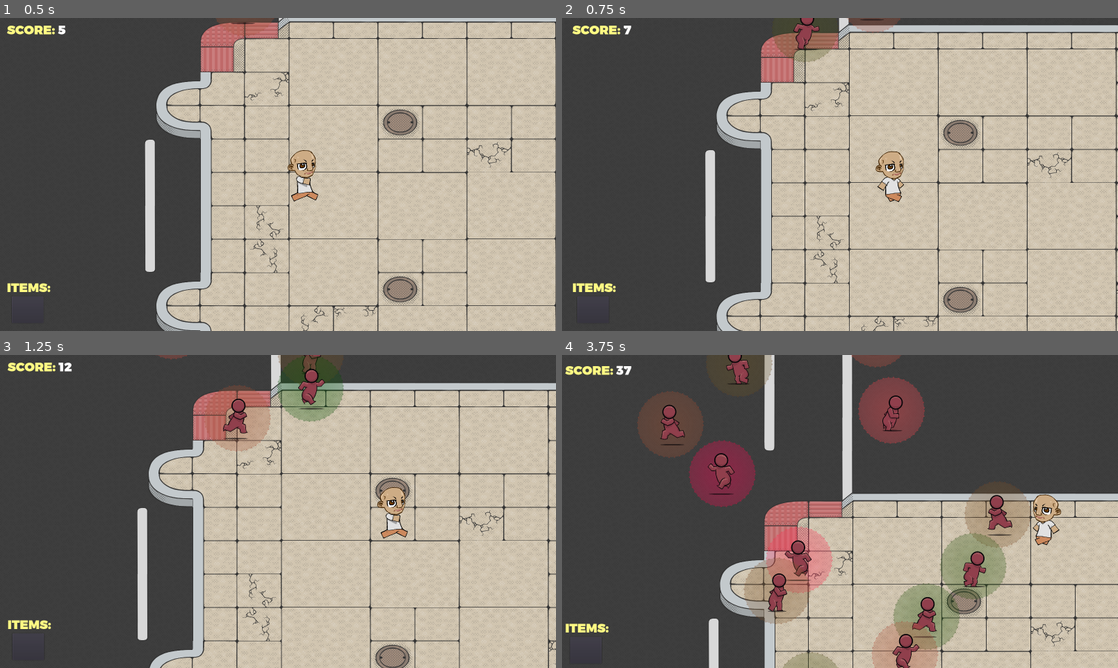
Above: before the commit, frames 1-4 (two rows, left to right).
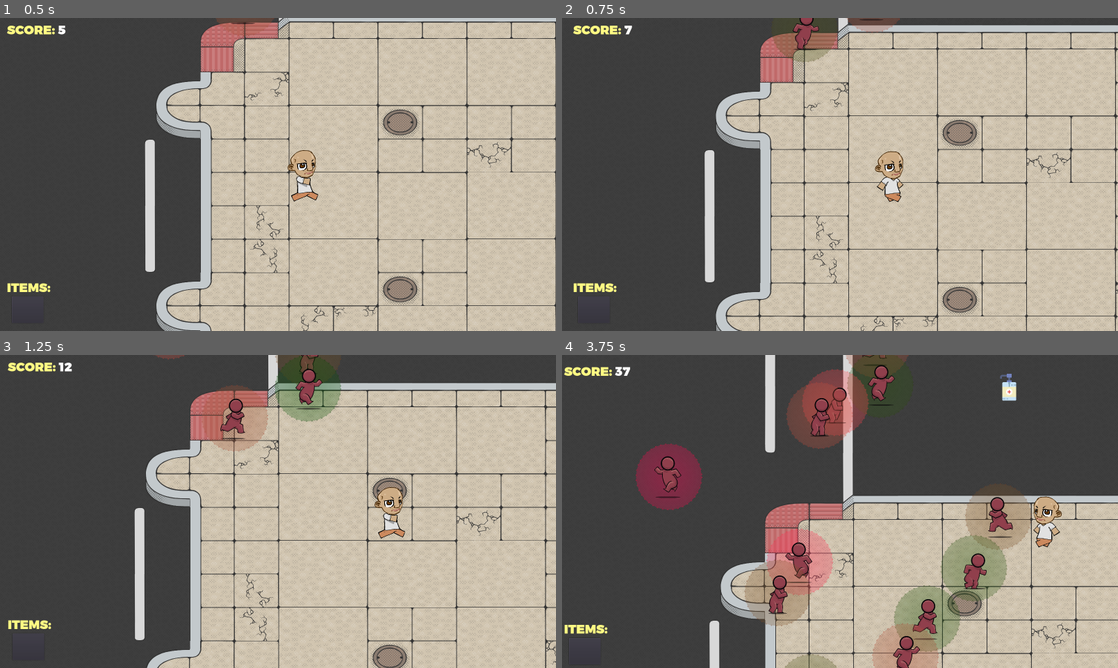
Above: after the commit, the same moments.

Repository: Mochiballz/Social_Distance_Simulator
Game: Godot game, scene res://Scenes/World.tscn
Same seed, same stepped clock (60 frames per second), same inputs: the game is played once before the commit and once after it. The engine's default icon, where the game draws it, is replaced by a stand-in: a white triangle on a blue panel in a dark square.
Inputs (mouse positions are in pixels of both pictures, inside the frame that each line leads up to):
- Up to frame 1 (0.5 s): no input
- Up to frame 2 (0.75 s): tap Enter at 0.5 s; move the mouse to (962, 158) at 0.52 s; hold Right (ui_right) from 0.53 s (still down); click (962, 158) at 0.67 s
- Up to frame 3 (1.25 s): keep holding Right (ui_right)
- Up to frame 4 (3.75 s): move the mouse to (728, 527) at 1.27 s; release Right (ui_right) at 1.28 s; hold Down (ui_down) 1.28-2.03 s; move the mouse to (895, 442) at 2.02 s; hold Right (ui_right) 2.03-2.78 s; move the mouse to (812, 574) at 2.77 s; hold Up (ui_up) 2.78-3.53 s; click (812, 574) at 2.92 s; move the mouse to (1006, 558) at 3.52 s; hold Left (ui_left) from 3.53 s (still down)

Frame 1 is identical in both runs. In frame 2, 6.2% of the frame differs, in the area x 1-100%, y 0-100%; in frame 3, 8.0%; in frame 4, 19%, in the area x 0-100%, y 0-100%.

Commit message:
Added player movement screen shift, fixed floating items

Diff:
--- a/Scripts/Map.gd
+++ b/Scripts/Map.gd
@@ -3,7 +3,7 @@
 const TERRAIN_SCENE = preload("res://Scenes/Terrain.tscn")
 
 export(float) var scroll_speed = 2
-export(Vector2) var direction = Vector2.DOWN
+export(float) var direction = 3 * PI / 2
 
 func add_terrain():
 	var terrain = get_child(0)
--- a/Scripts/Player.gd
+++ b/Scripts/Player.gd
@@ -69,7 +69,7 @@
 func _ready():
 	velocity = Vector2(0,0)
 	speed = 400
-	shift_magnitude = 24
+	shift_magnitude = 32
 	set_physics_process(true)
 
 func _physics_process(delta):
--- a/Scripts/Timeline.gd
+++ b/Scripts/Timeline.gd
@@ -134,7 +134,7 @@
 		[400,    1,       single_state.LINEAR,   group_state.WAVE_STATIC,  4,     reduced_spawnpoints, 1.0,         2.0,       0.0,    true],
 	]
 	var item = [
-		[0,      1,       single_state.LINEAR,   group_state.WAVE_STATIC,  1,     spawnpoint_range,    15.0,        20.0]
+		[0,      1,       single_state.LINEAR,   group_state.WAVE_STATIC,  1,     spawnpoint_range,    2.0,        2.0]
 
 	]
 
--- a/Scripts/World.gd
+++ b/Scripts/World.gd
@@ -51,7 +51,8 @@
 			else:
 				spawn_timer.set_paused(true)
 
-		spawn_timer.set_wait_time(spawn_rng.randf_range(e.spawn_rate_start, e.spawn_rate_end))
+		var rand_wait_time = spawn_rng.randf_range(e.spawn_rate_start, e.spawn_rate_end)
+		spawn_timer.set_wait_time(rand_wait_time)
 		spawn_timer.connect("timeout", self, "_on_SpawnTimer_timeout", [e, spawn_timer])
 
 		$SpawnTimers/ItemTimers.add_child(spawn_timer)
@@ -100,13 +101,10 @@
 	var spawn_point = spawners_instance.get_child(spawner_id)
 
 	# Spawn Point Behavior/Formation
-	spawn_point.entity_behavior = item_template.behavior
-	spawn_point.formation = item_template.formation
+	spawn_point.load_template(item_template)
 
 	# Other Spawn Point Parameters
-	spawn_point.entity_number = item_template.entity_number
-	spawn_point.angle_vector = map_direction
-	spawn_point.direction = spawn_point.angle_vector
+	spawn_point.angle = map_direction
 
 	spawn_point.spawn(ITEM_SCENE)
 
